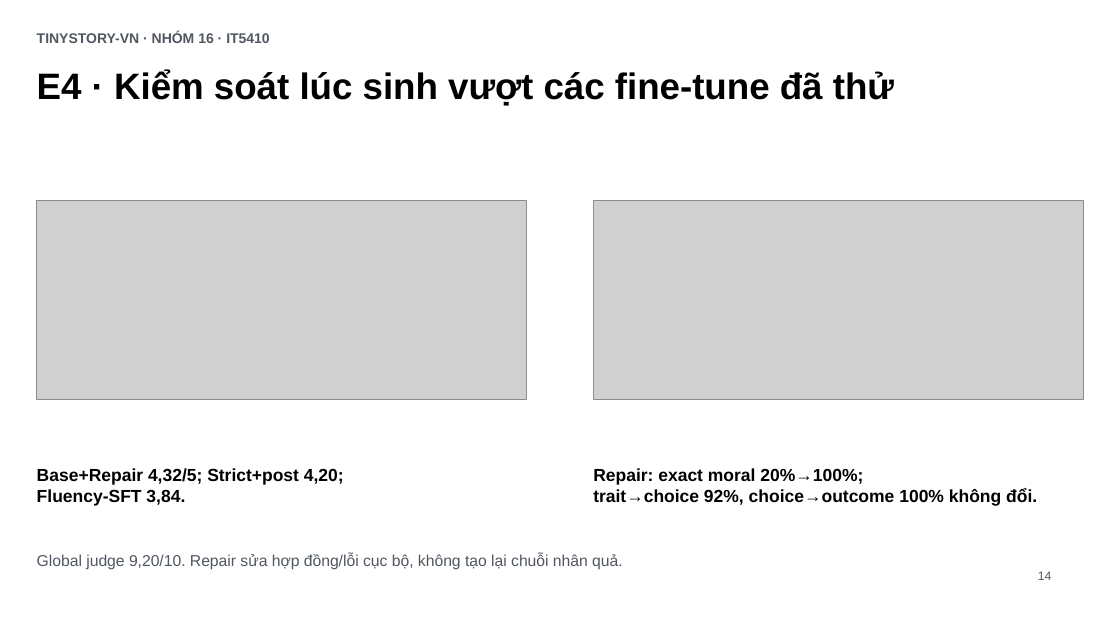
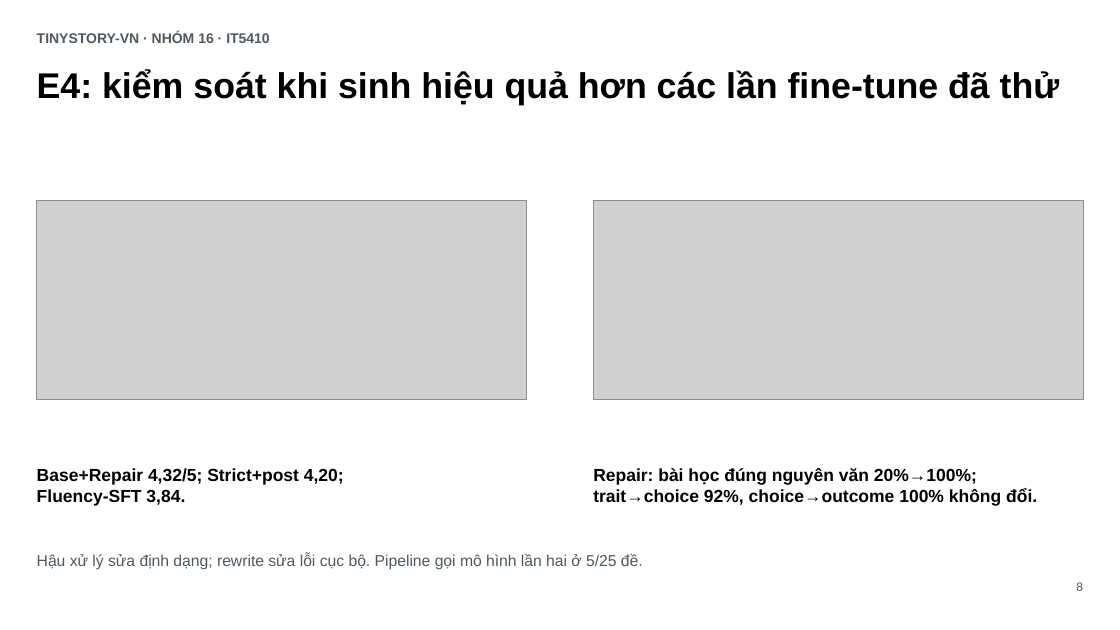
Before and after one commit to tungd/tinystory-vn, a slide deck: slide 8 of output/presentation/tinystory-vn-summary.pptx (slide 14 before the commit). Drawn at 1120x630 pixels with LibreOffice and Linux fonts; fonts in the diff are those of the drawing; grey boxes stand for pictures. Boxes give left, top, right and bottom in pixels: in the first picture for what was removed or moved away, otherwise in the second. Text is boxed around its words. In the diff, an @@ line names an element or a change of style, - is before the commit and + after.

```diff
--- a/output/presentation/tinystory-vn-summary.pptx
+++ b/output/presentation/tinystory-vn-summary.pptx
@@ text at box(37, 70, 1060, 105): text changed; size 31.5 to 30.6 pt @@
-E4 · Kiểm soát lúc sinh vượt các fine-tune đã thử
+E4: kiểm soát khi sinh hiệu quả hơn các lần fine-tune đã thử
@@ text at box(593, 468, 977, 485): text changed @@
-Repair: exact moral 20%→100%;
+Repair: bài học đúng nguyên văn 20%→100%;
@@ text at box(37, 554, 643, 570): text changed @@
-Global judge 9,20/10. Repair sửa hợp đồng/lỗi cục bộ, không tạo lại chuỗi nhân quả.
+Hậu xử lý sửa định dạng; rewrite sửa lỗi cục bộ. Pipeline gọi mô hình lần hai ở 5/25 đề.
@@ text removed at box(1038, 571, 1052, 580) @@
-14
@@ text added at box(1076, 582, 1083, 591), 10.5 pt, text #515761 @@
+8
```
Also in this commit, not shown: 5 other slides changed, 9 slides added, 12 slides removed, 5 other files.
